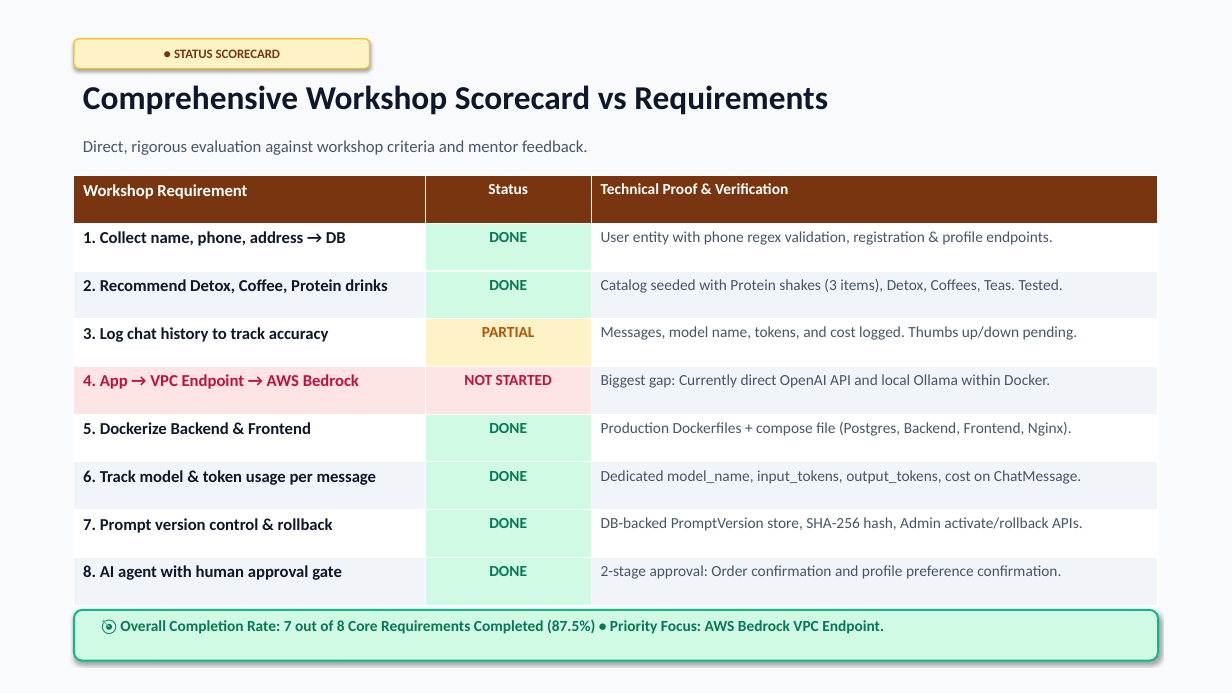
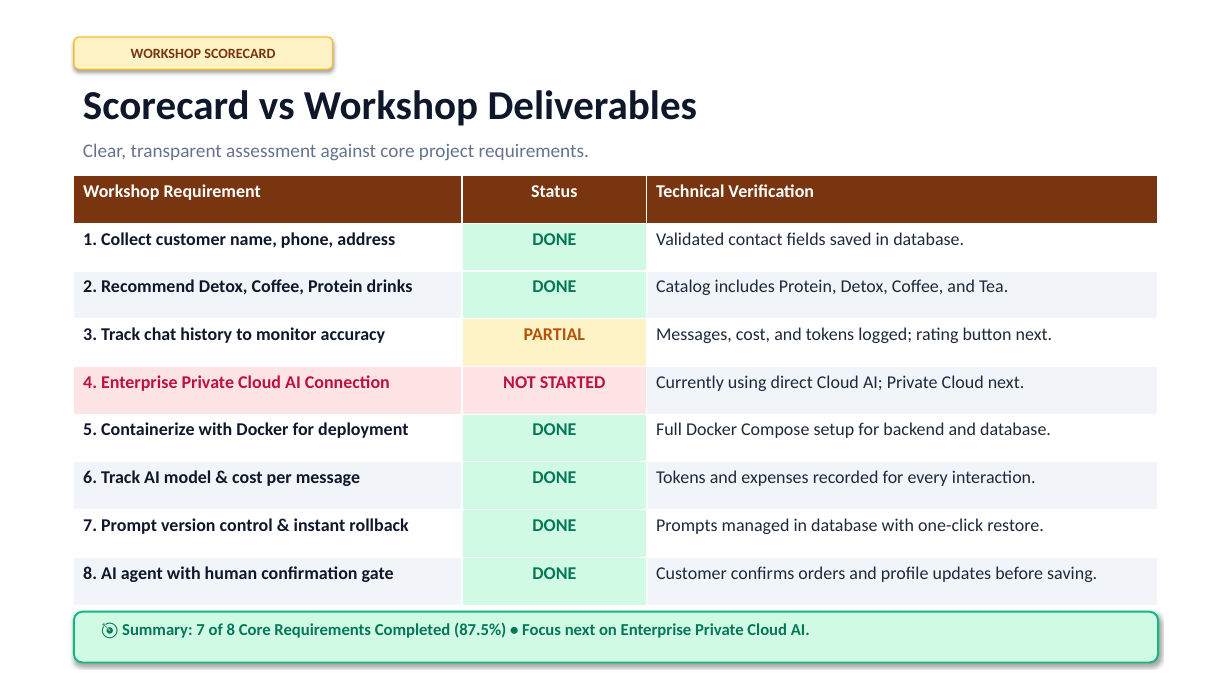
Before and after one commit to meowcosmetic/mlops_coffee, a slide deck: slide 9 of DrinkBot_MLOps_Presentation_EN.pptx. Drawn at 1232x693 pixels with LibreOffice and Linux fonts; fonts in the diff are those of the drawing. Boxes give left, top, right and bottom in pixels: in the first picture for what was removed or moved away, otherwise in the second. Text is boxed around its words. In the diff, an @@ line names an element or a change of style, - is before the commit and + after.

Commit message:
docs(slides): revamp English PPTX with extra-large typography and clean high-level architecture

```diff
--- a/DrinkBot_MLOps_Presentation_EN.pptx
+++ b/DrinkBot_MLOps_Presentation_EN.pptx
@@ rectangle at box(0, 0, 1232, 693): fill #F8FAFC to #FFFFFF @@
@@ rounded rectangle "WORKSHOP SCORECARD": place and size @@
-rounded rectangle "WORKSHOP SCORECARD" at box(74, 39, 370, 68)
+rounded rectangle "WORKSHOP SCORECARD" at box(74, 37, 333, 69)
@@ text in rounded rectangle at box(131, 48, 275, 58): text changed; size 10 to 11 pt @@
-● STATUS SCORECARD
+WORKSHOP SCORECARD
@@ text at box(83, 90, 698, 126): text changed; size 26 to 32 pt @@
-Comprehensive Workshop Scorecard vs Requirements
+Scorecard vs Workshop Deliverables
@@ text at box(83, 143, 589, 161): text changed; size 13 to 15 pt; text colour #475569 to #64748B @@
-Direct, rigorous evaluation against workshop criteria and mentor feedback.
+Clear, transparent assessment against core project requirements.
@@ table at box(74, 176, 1158, 605) @@
-row 1, column 3: Technical Proof & Verification
+row 1, column 3: Technical Verification
-row 2, column 1: 1. Collect name, phone, address → DB
+row 2, column 1: 1. Collect customer name, phone, address
-row 2, column 3: User entity with phone regex validation, registration & profile endpoints.
+row 2, column 3: Validated contact fields saved in database.
-row 3, column 3: Catalog seeded with Protein shakes (3 items), Detox, Coffees, Teas. Tested.
+row 3, column 3: Catalog includes Protein, Detox, Coffee, and Tea.
-row 4, column 1: 3. Log chat history to track accuracy
+row 4, column 1: 3. Track chat history to monitor accuracy
-row 4, column 3: Messages, model name, tokens, and cost logged. Thumbs up/down pending.
+row 4, column 3: Messages, cost, and tokens logged; rating button next.
-row 5, column 1: 4. App → VPC Endpoint → AWS Bedrock
+row 5, column 1: 4. Enterprise Private Cloud AI Connection
-row 5, column 3: Biggest gap: Currently direct OpenAI API and local Ollama within Docker.
+row 5, column 3: Currently using direct Cloud AI; Private Cloud next.
-row 6, column 1: 5. Dockerize Backend & Frontend
+row 6, column 1: 5. Containerize with Docker for deployment
-row 6, column 3: Production Dockerfiles + compose file (Postgres, Backend, Frontend, Nginx).
+row 6, column 3: Full Docker Compose setup for backend and database.
-row 7, column 1: 6. Track model & token usage per message
+row 7, column 1: 6. Track AI model & cost per message
-row 7, column 3: Dedicated model_name, input_tokens, output_tokens, cost on ChatMessage.
+row 7, column 3: Tokens and expenses recorded for every interaction.
-row 8, column 1: 7. Prompt version control & rollback
+row 8, column 1: 7. Prompt version control & instant rollback
-row 8, column 3: DB-backed PromptVersion store, SHA-256 hash, Admin activate/rollback APIs.
+row 8, column 3: Prompts managed in database with one-click restore.
-row 9, column 1: 8. AI agent with human approval gate
+row 9, column 1: 8. AI agent with human confirmation gate
-row 9, column 3: 2-stage approval: Order confirmation and profile preference confirmation.
+row 9, column 3: Customer confirms orders and profile updates before saving.
@@ size 13 to 14 pt in "Workshop Requirement", "2. Recommend Detox, Coffee, Protein drinks" @@
@@ size 12 to 14 pt in "Status", "DONE", "DONE", "PARTIAL" and 5 more places @@
@@ text at box(122, 623, 810, 638): text changed; size 12 to 13 pt @@
-🎯 Overall Completion Rate: 7 out of 8 Core Requirements Completed (87.5%) • Priority Focus: AWS Bedrock VPC Endpoint.
+🎯 Summary: 7 of 8 Core Requirements Completed (87.5%) • Focus next on Enterprise Private Cloud AI.
@@ text at box(83, 661, 429, 664): text changed; size 10 to 11 pt; text colour #94A3B8 to #64748B @@
-DrinkBot MLOps • TMA Solutions F&B AI Workshop 2026 • Backend Architecture Review
+DrinkBot MLOps • F&B AI Assistant & Management Platform
```
Also in this commit, not shown: 6 other slides changed, 3 slides added, 3 slides removed, 2 other files.
